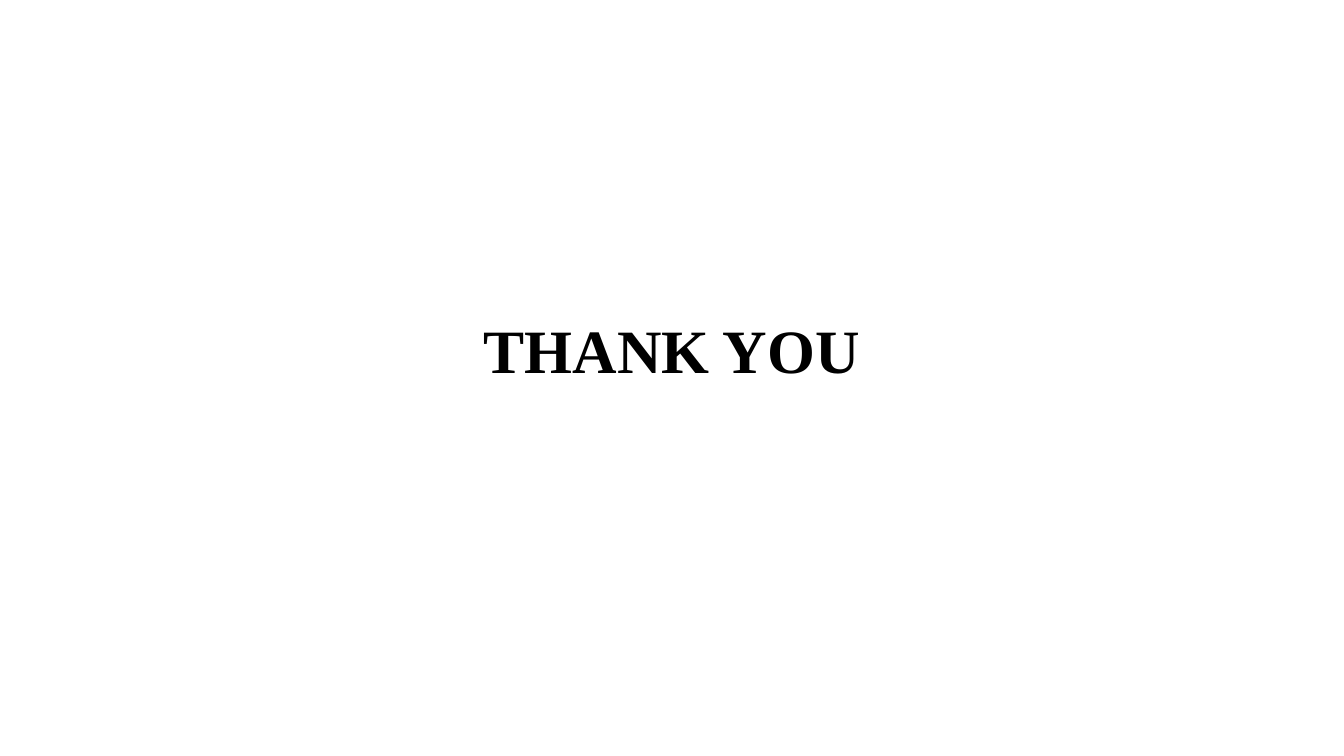
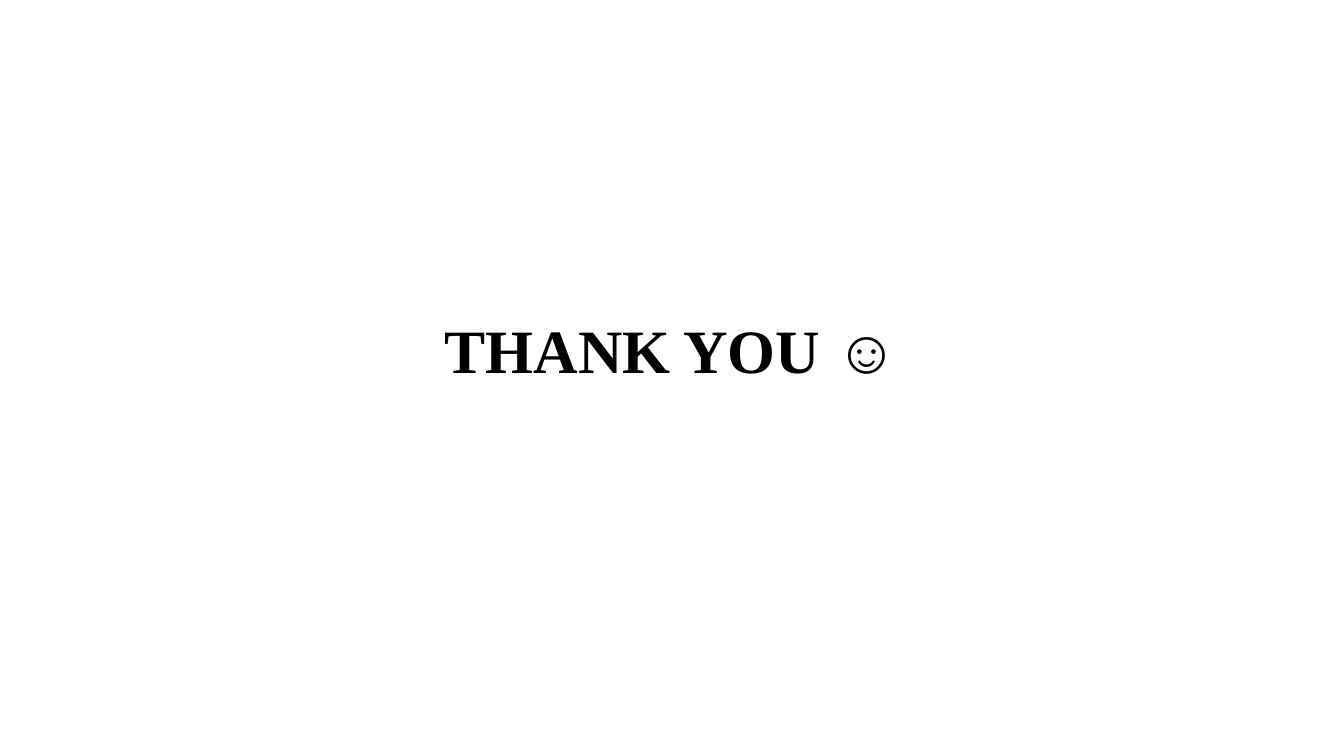
Before and after one commit to hariniariv/Report, a slide deck: slide 21 of ORACLE APEX.pptx (slide 22 before the commit). Drawn at 1344x756 pixels with LibreOffice and Linux fonts; fonts in the diff are those of the drawing. Boxes give left, top, right and bottom in pixels: in the first picture for what was removed or moved away, otherwise in the second. Text is boxed around its words. In the diff, an @@ line names an element or a change of style, - is before the commit and + after.

```diff
--- a/ORACLE APEX.pptx
+++ b/ORACLE APEX.pptx
@@ title at [445, 332, 821, 374]: text changed @@
-THANK YOU
+THANK YOU ☺
```
Also in this commit, not shown: 15 other slides changed, 4 slides added, 5 slides removed.
